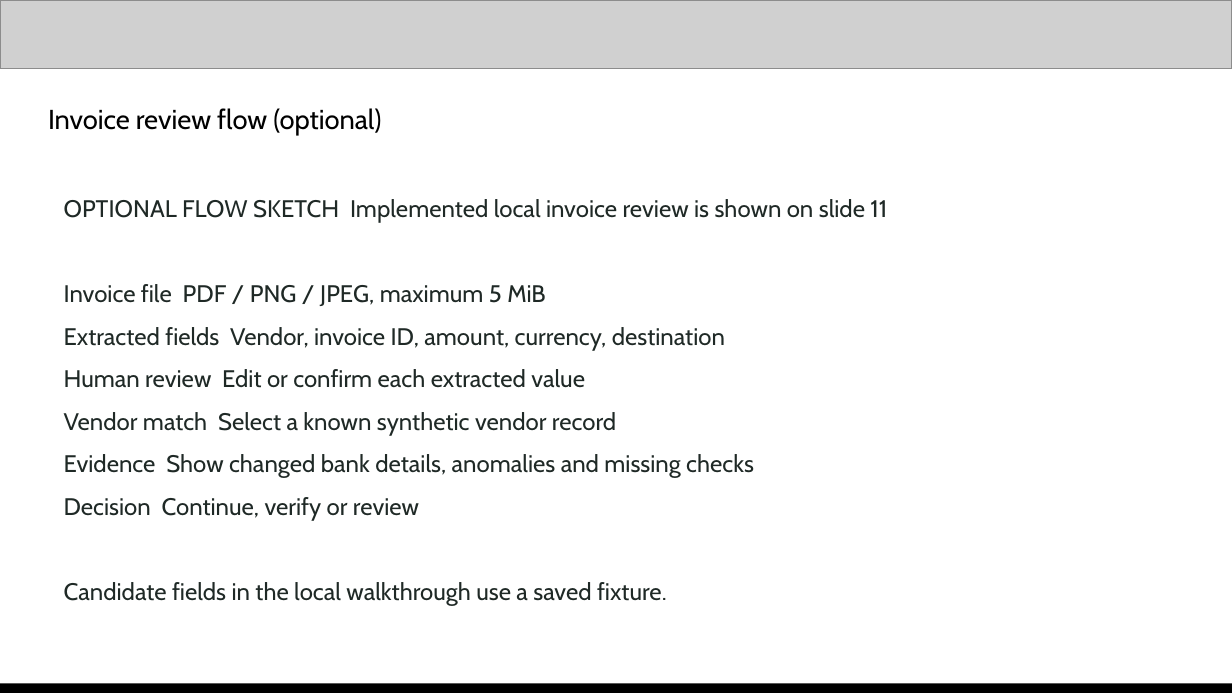
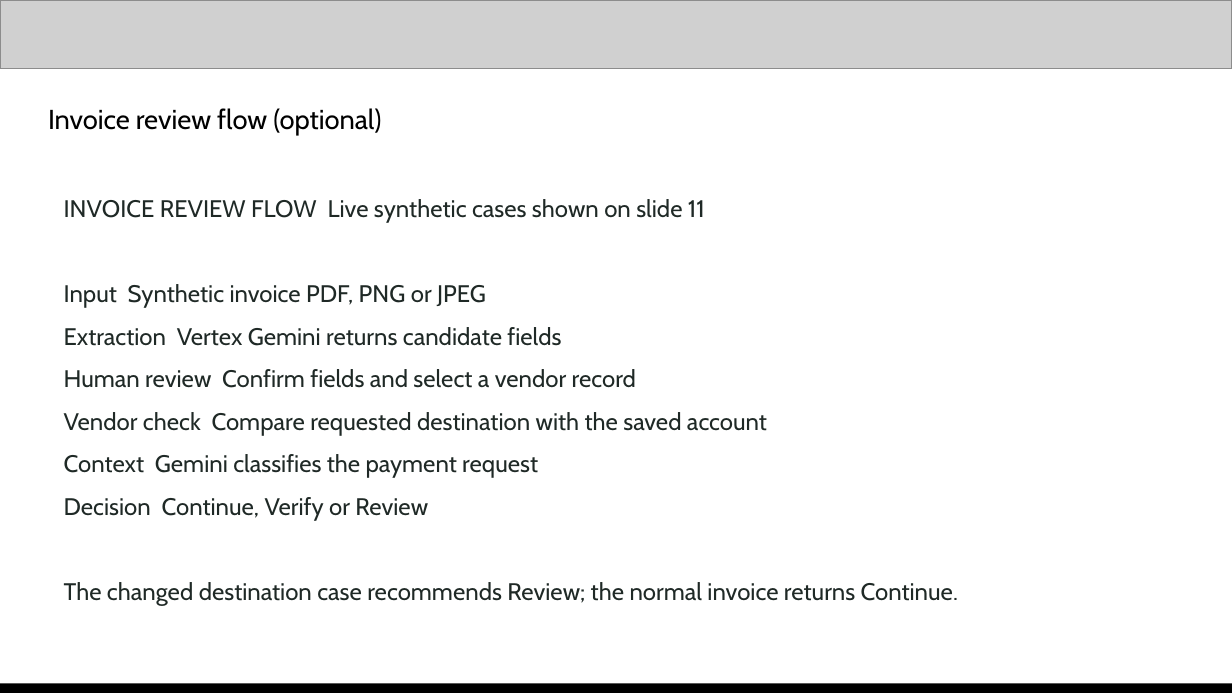
Before and after one commit to NikhilBudaniya/scamshield, a slide deck: slide 7 of artifacts/scamshield-hack2skill-submission.pptx. Drawn at 1232x693 pixels with LibreOffice and Linux fonts; fonts in the diff are those of the drawing; grey boxes stand for pictures. Boxes give left, top, right and bottom in pixels: in the first picture for what was removed or moved away, otherwise in the second. Text is boxed around its words. In the diff, an @@ line names an element or a change of style, - is before the commit and + after.

```diff
--- a/artifacts/scamshield-hack2skill-submission.pptx
+++ b/artifacts/scamshield-hack2skill-submission.pptx
@@ text at box(64, 199, 958, 606): text changed @@
-OPTIONAL FLOW SKETCH Implemented local invoice review is shown on slide 11
-Invoice file PDF / PNG / JPEG, maximum 5 MiB
-Extracted fields Vendor, invoice ID, amount, currency, destination
-Human review Edit or confirm each extracted value
-Vendor match Select a known synthetic vendor record
-Evidence Show changed bank details, anomalies and missing checks
-Decision Continue, verify or review
-Candidate fields in the local walkthrough use a saved fixture.
+INVOICE REVIEW FLOW Live synthetic cases shown on slide 11
+Input Synthetic invoice PDF, PNG or JPEG
+Extraction Vertex Gemini returns candidate fields
+Human review Confirm fields and select a vendor record
+Vendor check Compare requested destination with the saved account
+Context Gemini classifies the payment request
+Decision Continue, Verify or Review
+The changed destination case recommends Review; the normal invoice returns Continue.
```
Also in this commit, not shown: 6 other slides changed, 5 slides added, 5 slides removed, 28 other files.
